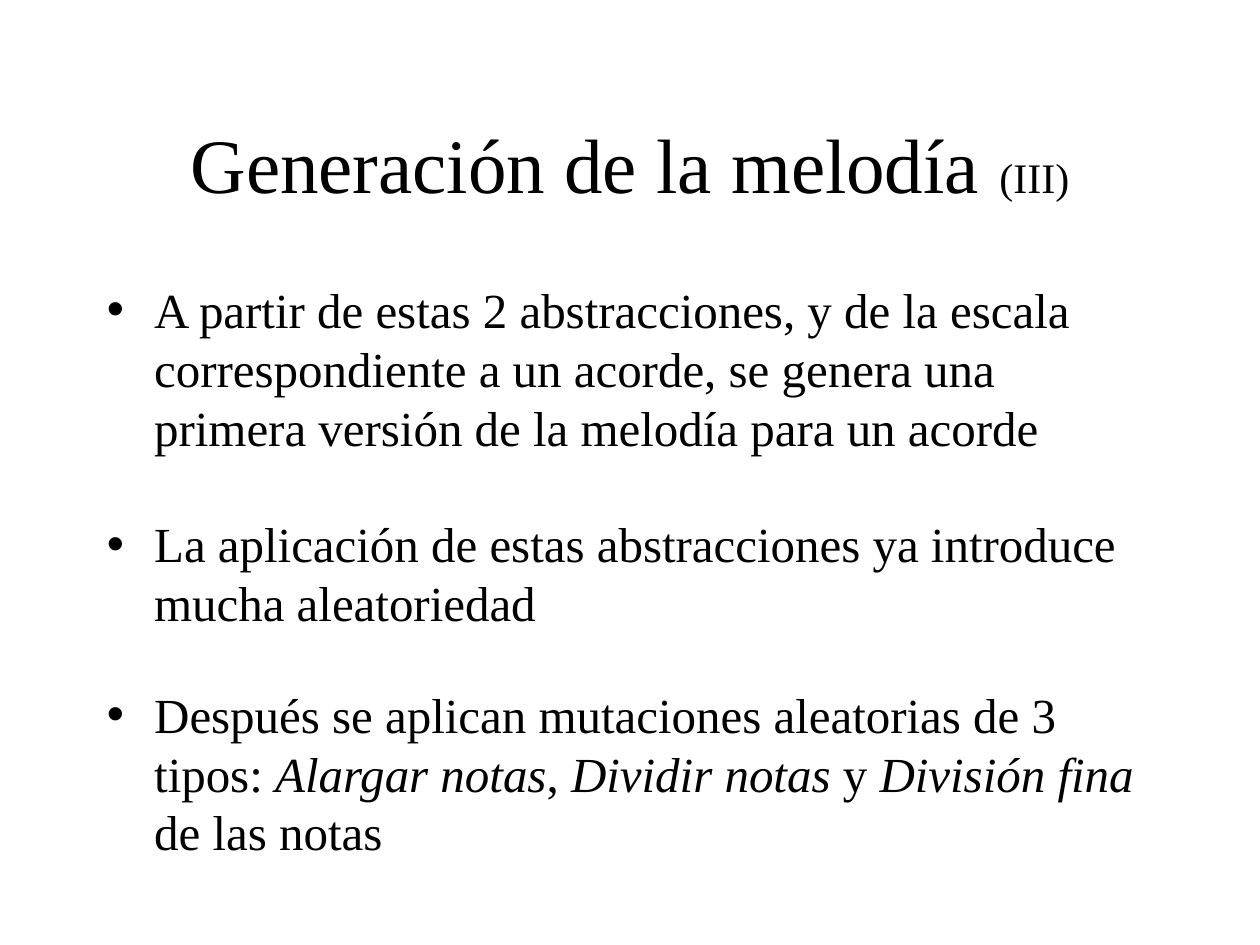
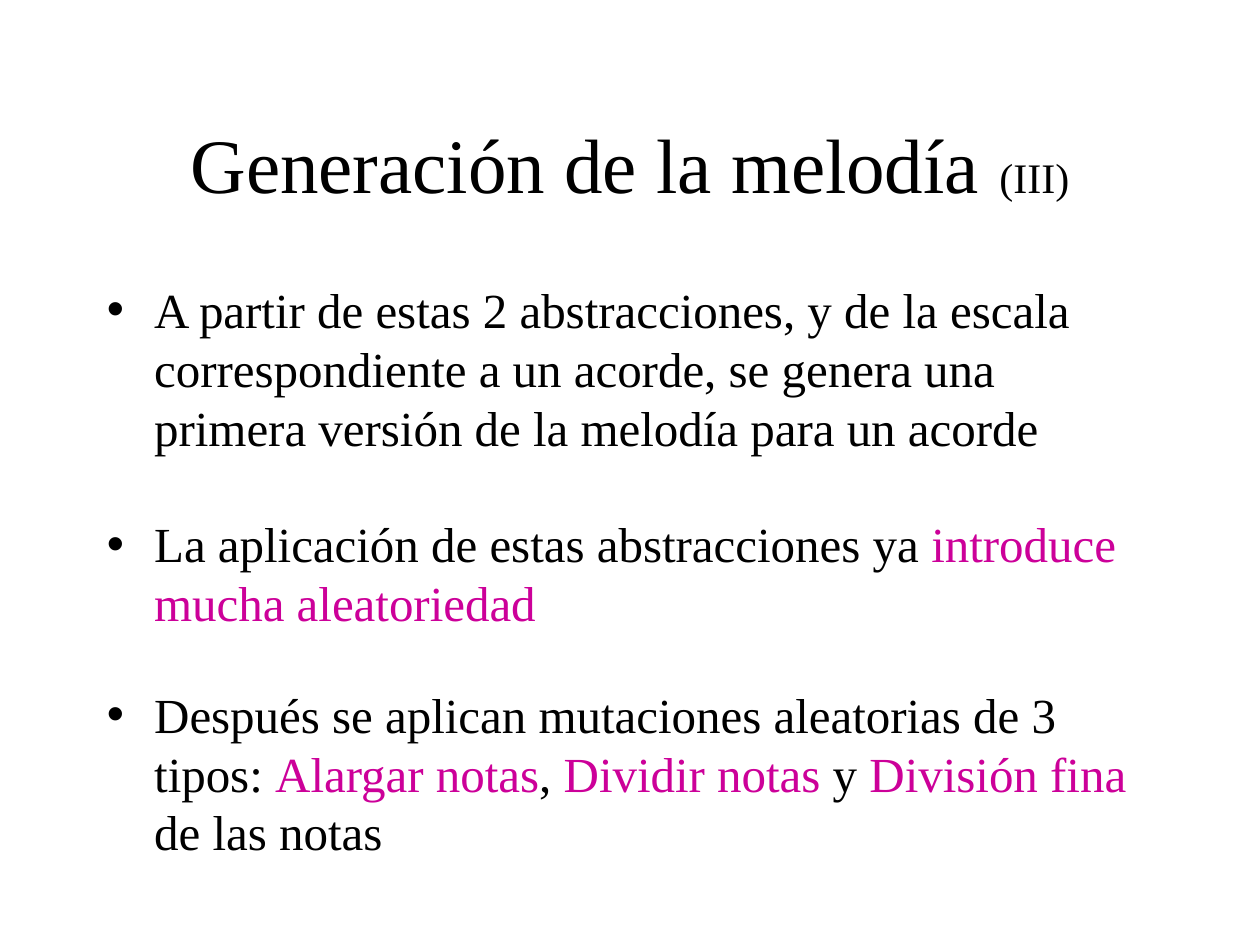
Before and after one commit to BackupTheBerlios/genaro, a slide deck: slide 31 of Documentos/MemoriaSSII/presentacion_proyecto.ppt. Drawn at 1260x945 pixels with LibreOffice and Linux fonts; fonts in the diff are those of the drawing; background and template pictures are left out. Boxes give left, top, right and bottom in pixels: in the first picture for what was removed or moved away, otherwise in the second. Text is boxed around its words. In the diff, an @@ line names an element or a change of style, - is before the commit and + after.

```diff
--- a/Documentos/MemoriaSSII/presentacion_proyecto.ppt
+++ b/Documentos/MemoriaSSII/presentacion_proyecto.ppt
@@ text at box(154, 528, 1126, 851): text colour #000000 to #CC0099 in "introduce mucha aleatoriedad", "Alargar notas, Dividir notas División fina"; italic off in "Alargar notas, Dividir notas División fina" @@
```
Also in this commit, not shown: 14 other slides changed.
